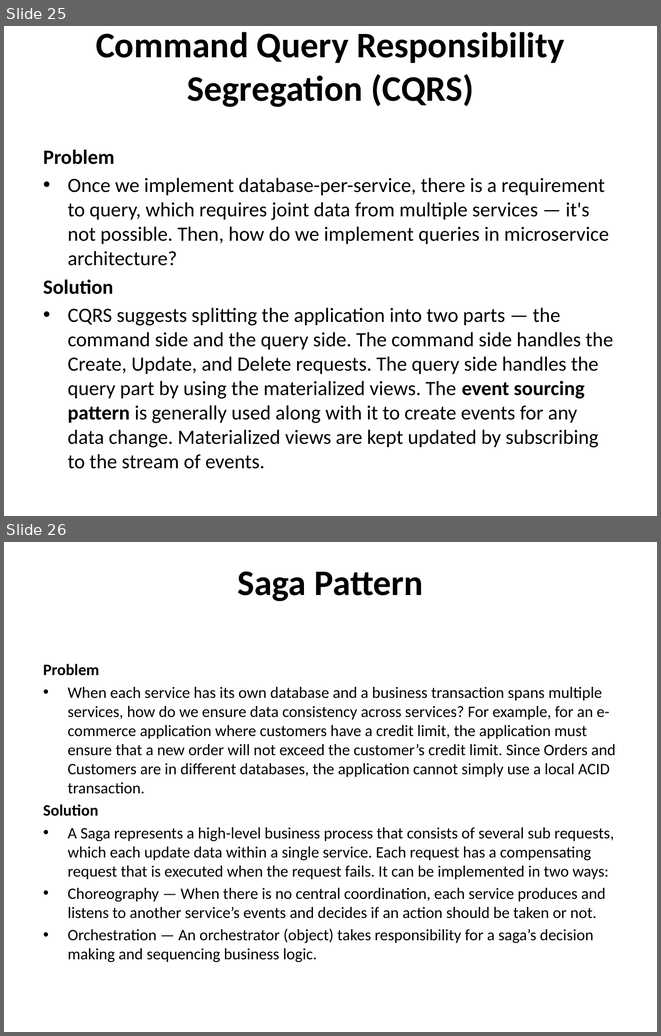
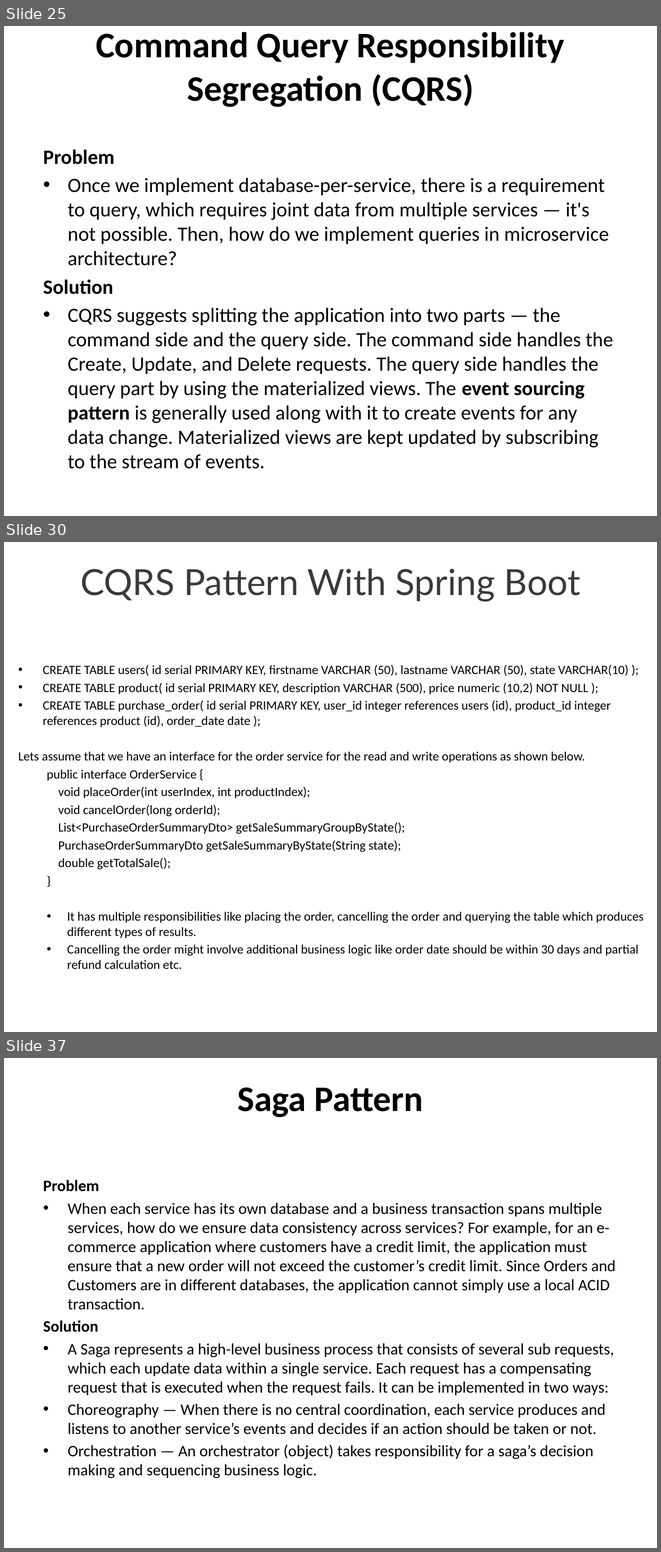
Before and after one commit to techelly/cloudthatmicroservies, a slide deck: Micro services Design Pattern.pptx. Shown one above the other, each under a label of ours: slides 25 and 26 before the commit, slides 25, 30 and 37 after it; the slides between them are not shown. The pictures are 661x1036 and 661x1552 pixels, drawn with LibreOffice and Linux fonts; fonts in the diff are those of the drawing. Boxes give left, top, right and bottom in pixels: in the first picture for what was removed or moved away, otherwise in the second. Text is boxed around its words. In the diff, an @@ line names an element or a change of style, - is before the commit and + after.

Commit message:
Added CQRS desging pattern example

```diff
--- a/Micro services Design Pattern.pptx
+++ b/Micro services Design Pattern.pptx
@@ slide 30 added at (x1=4, y1=542, x2=657, y2=1032), background #FFFFFF @@
@@ title added at (x1=80, y1=568, x2=581, y2=602), 39.6 pt, text #3A3A3A @@
+CQRS Pattern With Spring Boot
@@ text added at (x1=18, y1=664, x2=644, y2=969), 14 pt, text #000000 @@
+• CREATE TABLE users( id serial PRIMARY KEY, firstname VARCHAR (50), lastname VARCHAR (50), state VARCHAR(10) );
+• CREATE TABLE product( id serial PRIMARY KEY, description VARCHAR (500), price numeric (10,2) NOT NULL );
+• CREATE TABLE purchase_order( id serial PRIMARY KEY, user_id integer references users (id), product_id integer references product (id), order_date date );
+Lets assume that we have an interface for the order service for the read and write operations as shown below.
+  public interface OrderService {
+  void placeOrder(int userIndex, int productIndex);
+  void cancelOrder(long orderId);
+  List<PurchaseOrderSummaryDto> getSaleSummaryGroupByState();
+  PurchaseOrderSummaryDto getSaleSummaryByState(String state);
+  double getTotalSale();
+  }
+  • It has multiple responsibilities like placing the order, cancelling the order and querying the table which produces different types of results.
+  • Cancelling the order might involve additional business logic like order date should be within 30 days and partial refund calculation etc.
@@ what was slide 26 is now slide 37 @@
```
Also in this commit, not shown: 10 other slides added, 56 other files.
